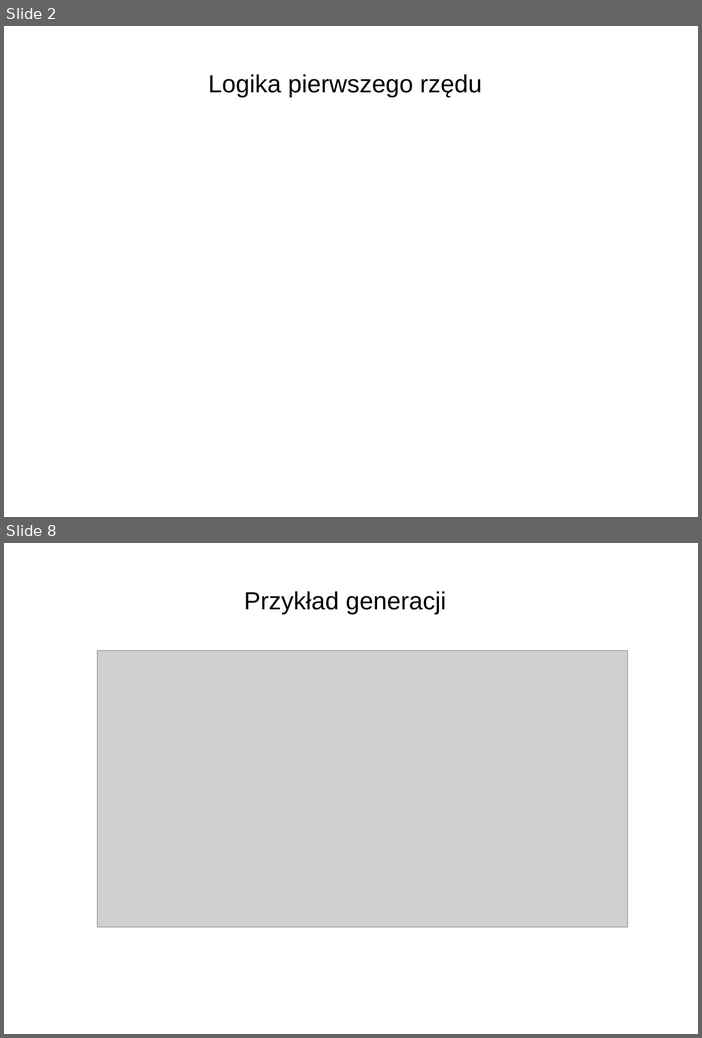
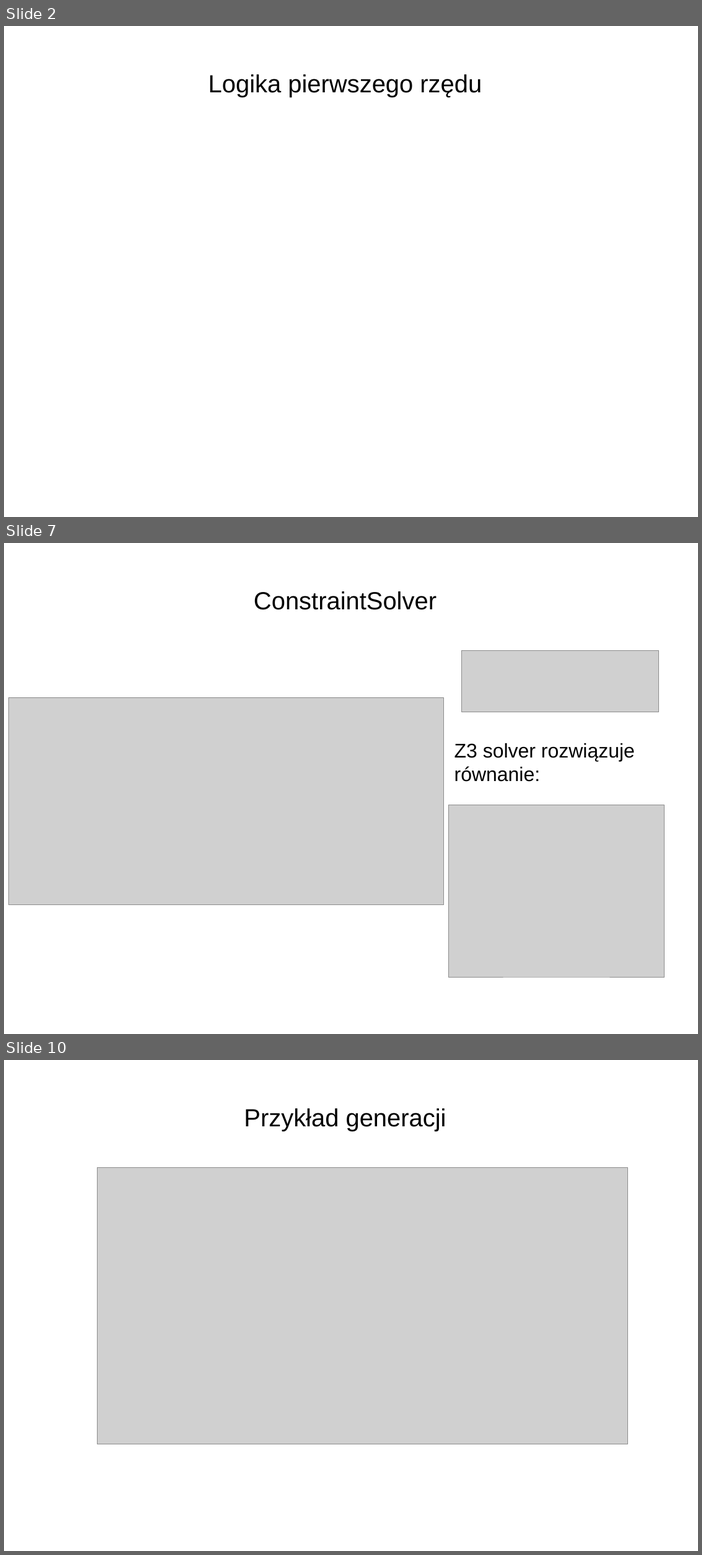
Before and after one commit to Mateusz-Grzelinski/set-research-documentation, a slide deck: bachelor.odp. Shown one above the other, each under a label of ours: slides 2 and 8 before the commit, slides 2, 7 and 10 after it; the slides between them are not shown. The pictures are 702x1038 and 702x1555 pixels, drawn with LibreOffice and Linux fonts; fonts in the diff are those of the drawing; grey boxes stand for pictures; background and template pictures are left out. Boxes give left, top, right and bottom in pixels: in the first picture for what was removed or moved away, otherwise in the second. Text is boxed around its words. In the diff, an @@ line names an element or a change of style, - is before the commit and + after.

```diff
--- a/bachelor.odp
+++ b/bachelor.odp
@@ slide 7 added at [4,543,698,1034], background picture (left out) @@
@@ title added at [254,591,437,610], 30 pt, text #000000 @@
+ConstraintSolver
@@ picture added at [462,651,659,712] @@
@@ picture added at [9,697,444,905] @@
@@ text added at [455,743,635,782], 24 pt, text #000000 @@
+Z3 solver rozwiązuje równanie:
@@ picture added at [449,805,665,978] @@
@@ what was slide 8 is now slide 10 @@
```
Also in this commit, not shown: 2 slides changed, 4 other slides added, 3 slides removed, 17 other files.
